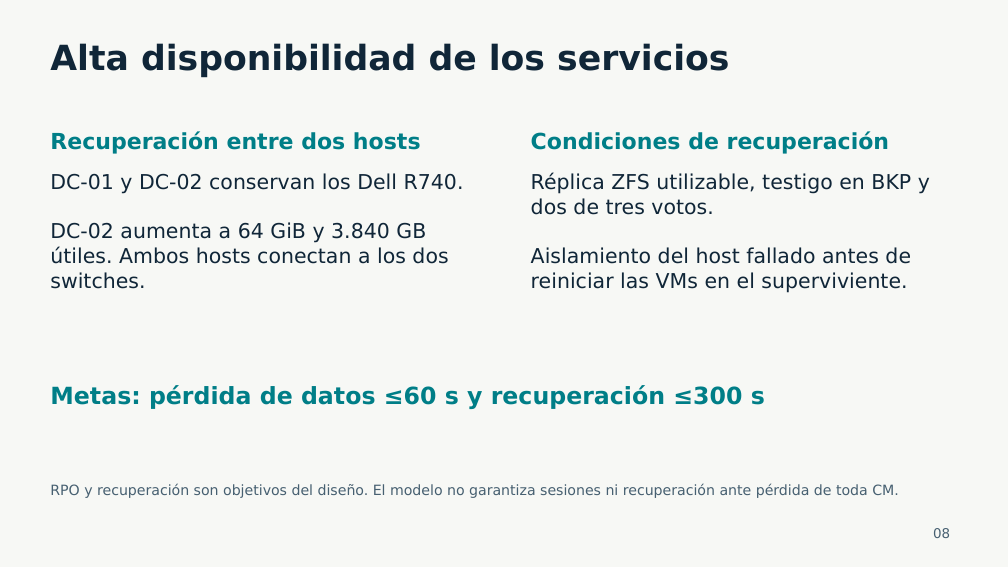
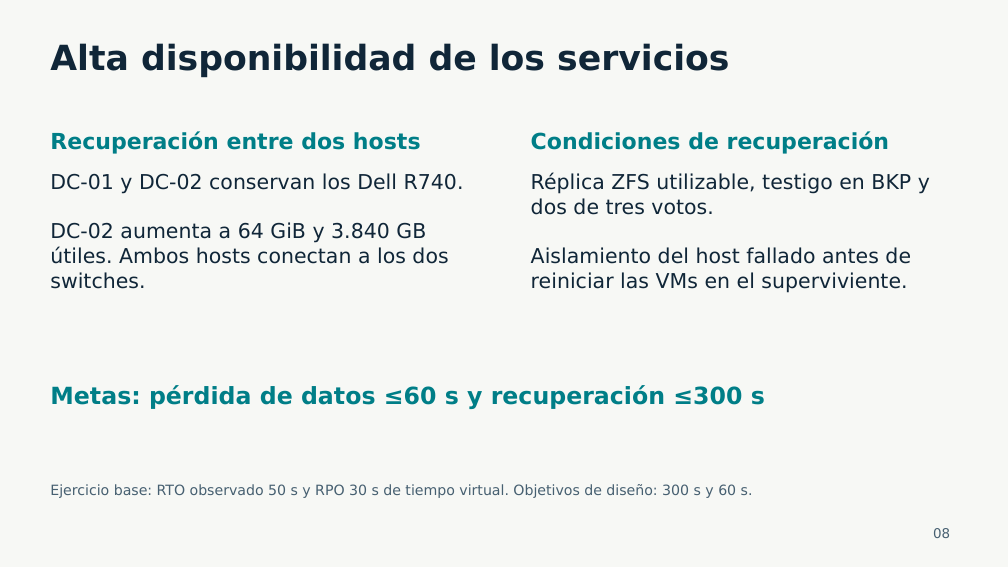
Before and after one commit to hu-herrera/financiera-pacifico-entrega-docente, a slide deck: slide 8 of Presentacion/Avance_Financiera_Pacifico_30_oct_2026.pptx. Drawn at 1008x567 pixels with LibreOffice and Linux fonts; fonts in the diff are those of the drawing. Boxes give left, top, right and bottom in pixels: in the first picture for what was removed or moved away, otherwise in the second. Text is boxed around its words. In the diff, an @@ line names an element or a change of style, - is before the commit and + after.

Commit message:
Sincronizar entrega de defensa C5-OPERACION-2
Actualiza PPT con conclusión adicional, fuentes/PDF, guion de 13 escenas, matriz de protocolos y recuperación por eventos. Publica 60 pruebas de modelo, 52 de interfaz y el recorrido completo A/B. Regenera manifiesto y ZIP con 69 archivos y fija el simulador publicado en 3598d23.

```diff
--- a/Presentacion/Avance_Financiera_Pacifico_30_oct_2026.pptx
+++ b/Presentacion/Avance_Financiera_Pacifico_30_oct_2026.pptx
@@ text at bbox=[50, 484, 753, 498]: text changed @@
-RPO y recuperación son objetivos del diseño. El modelo no garantiza sesiones ni recuperación ante pérdida de toda CM.
+Ejercicio base: RTO observado 50 s y RPO 30 s de tiempo virtual. Objetivos de diseño: 300 s y 60 s.
```
Also in this commit, not shown: 3 other slides changed, 1 slide added, 35 other files.
